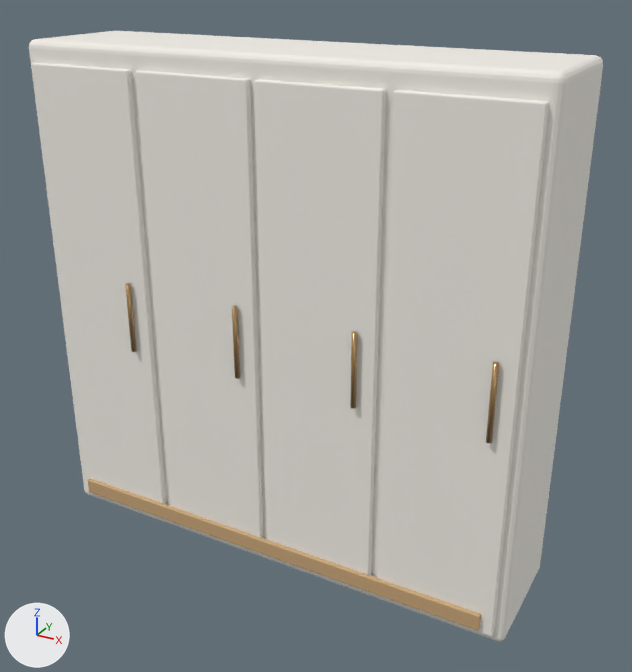
The glTF model app/public/assets/models/wardrobe.glb, before and after one commit.
Both versions are drawn from a camera (50 mm lens) standing at (1.91, -3.24, 2.76) and looking at (0.11, 0.02, 1.13). Lighting does not change. The marker at lower left points along +X, +Y and +Z. The first picture is the older version.

The scene before the commit, as lines of its bpy script (objects in view):
```python
me_立方体_039 = bpy.data.meshes.new('立方体.039')
me_立方体_039.from_pydata(...)  # 152 vertices, 300 faces; spans x -0.28..0.28, y -0.02..0.02, z -1.12..1.12
me_立方体_039.materials.append(mat_warm_white)  # white #f3f0e8
me_立方体_040 = bpy.data.meshes.new('立方体.040')
me_立方体_040.from_pydata(...)  # 152 vertices, 300 faces; spans x -0.28..0.28, y -0.02..0.02, z -1.12..1.12
me_立方体_040.materials.append(mat_warm_white)  # white #f3f0e8
me_立方体_043 = bpy.data.meshes.new('立方体.043')
me_立方体_043.from_pydata(...)  # 152 vertices, 300 faces; spans x -1.1..1.1, y -0.01..0.01, z -0.04..0.04
me_立方体_043.materials.append(mat_light_oak)  # brown #c8a679
ob_accent_oak_reveal = bpy.data.objects.new('ACCENT oak reveal', me_立方体_043)
ob_accent_oak_reveal.location = (0.0, -0.311, 0.12)
ob_canonical_door_1 = bpy.data.objects.new('CANONICAL door 1', me_立方体_039)
ob_canonical_door_1.location = (-0.88, -0.286, 1.18)
ob_canonical_door_2 = bpy.data.objects.new('CANONICAL door 2', me_立方体_040)
ob_canonical_door_2.location = (-0.29, -0.286, 1.18)
# also in view: 'CANONICAL door 3' at (0.29, -0.29, 1.18); 'CANONICAL carcass' at (0.0, 0.02, 1.2); 'CANONICAL door 4' at (0.88, -0.29, 1.18)
```
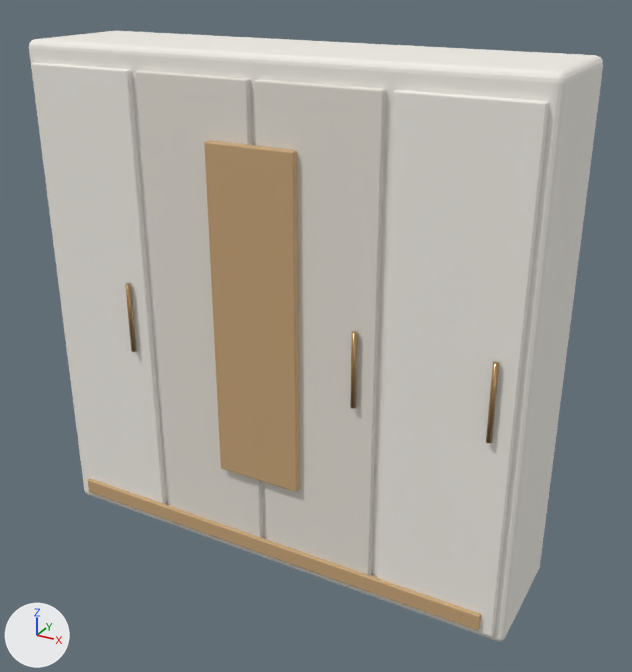
Edits to the bpy script that builds the scene:
```text
Add me_立方体_011:
    me_立方体_011.from_pydata(...)  # 152 vertices, 300 faces; spans x -0.21..0.21, y -0.02..0.02, z -0.78..0.78
    me_立方体_011.materials.append(mat_light_oak)  # brown #c8a679
Add ob_accent_oak_niche:
    ob_accent_oak_niche = bpy.data.objects.new('ACCENT oak niche', me_立方体_011)
    ob_accent_oak_niche.location = (0.0, -0.316, 1.28)
```

Boxes (x1, y1, x2, y2) around the edits, measured in the pictures (632 x 672 px):
'ACCENT oak niche', added (brown): after (204, 140, 300, 492)
